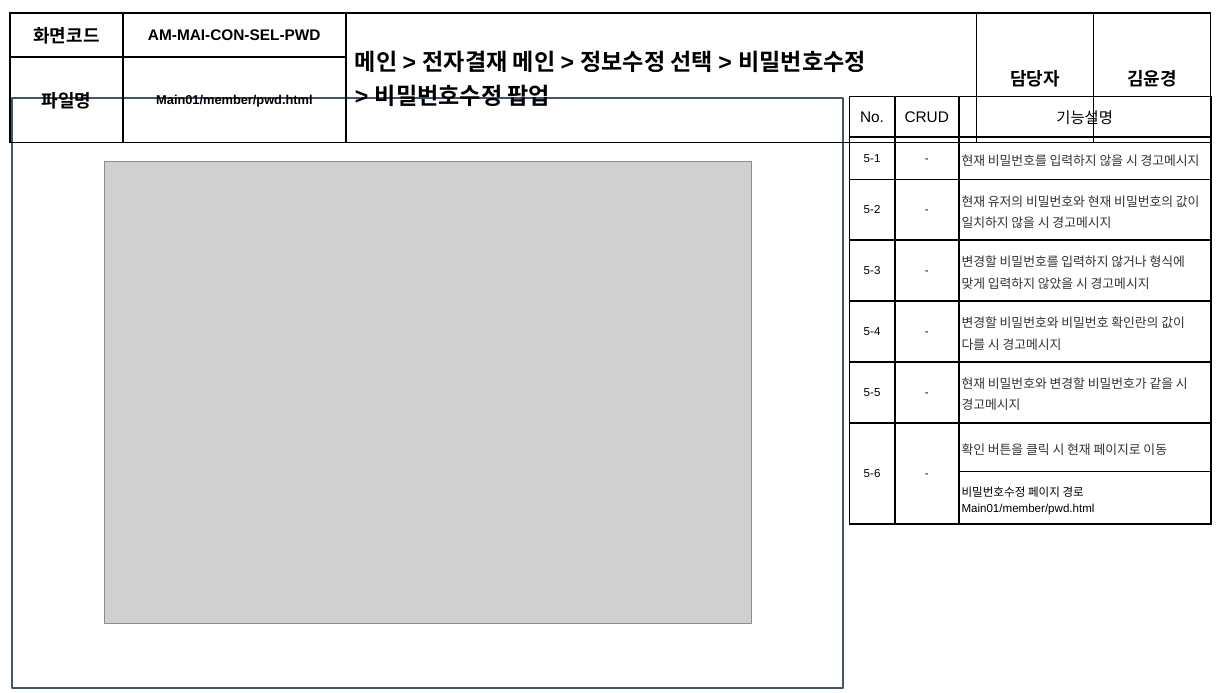
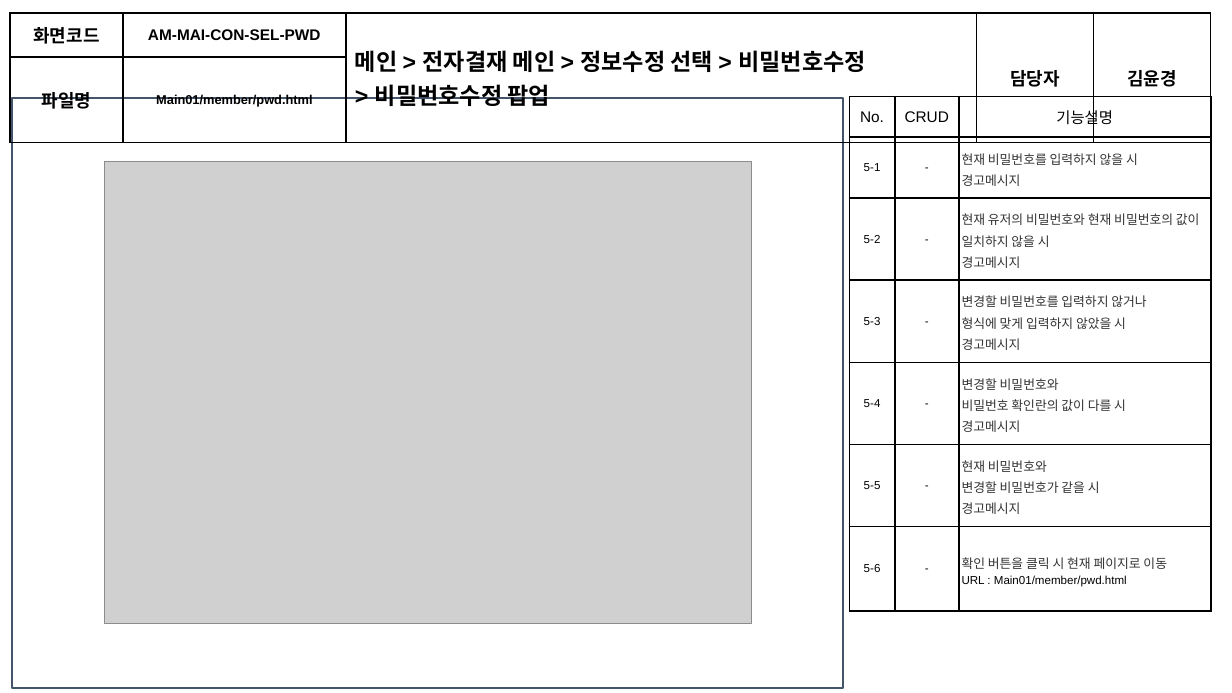
Before and after one commit to soulluna/-6th-_cosmo_1th_group, a slide deck: slide 19 of 작업완료포트폴리오/4. 화면설계서/[6기]1조_화면설계서_V1.5.pptx (slide 20 before the commit). Drawn at 1232x693 pixels with LibreOffice and Linux fonts; fonts in the diff are those of the drawing; grey boxes stand for pictures. Boxes give left, top, right and bottom in pixels: in the first picture for what was removed or moved away, otherwise in the second. Text is boxed around its words. In the diff, an @@ line names an element or a change of style, - is before the commit and + after.

```diff
--- a/작업완료포트폴리오/4. 화면설계서/[6기]1조_화면설계서_V1.5.pptx
+++ b/작업완료포트폴리오/4. 화면설계서/[6기]1조_화면설계서_V1.5.pptx
@@ table at (849,97,1211,591) @@
-row 2: 5-1 | - | 현재 비밀번호를 입력하지 않을 시 경고메시지
-row 3: 5-2 | - | 현재 유저의 비밀번호와 현재 비밀번호의 값이 일치하지 않을 시 경고메시지
-row 4: 5-3 | - | 변경할 비밀번호를 입력하지 않거나 형식에 맞게 입력하지 않았을 시 경고메시지
-row 5: 5-4 | - | 변경할 비밀번호와 비밀번호 확인란의 값이 다를 시 경고메시지
-row 6: 5-5 | - | 현재 비밀번호와 변경할 비밀번호가 같을 시 경고메시지
-row 7: 5-6 | - | 확인 버튼을 클릭 시 현재 페이지로 이동
-row 8:  |  | 비밀번호수정 페이지 경로 / Main01/member/pwd.html
+row 2: 5-1 | - | 현재 비밀번호를 입력하지 않을 시 / 경고메시지
+row 3: 5-2 | - | 현재 유저의 비밀번호와 현재 비밀번호의 값이 일치하지 않을 시 / 경고메시지
+row 4: 5-3 | - | 변경할 비밀번호를 입력하지 않거나 / 형식에 맞게 입력하지 않았을 시 / 경고메시지
+row 5: 5-4 | - | 변경할 비밀번호와 / 비밀번호 확인란의 값이 다를 시 / 경고메시지
+row 6: 5-5 | - | 현재 비밀번호와 / 변경할 비밀번호가 같을 시 / 경고메시지
+row 7: 5-6 | - | 확인 버튼을 클릭 시 현재 페이지로 이동 / URL : Main01/member/pwd.html
```
Also in this commit, not shown: 48 other slides changed, 1 slide removed, 31 other files.
